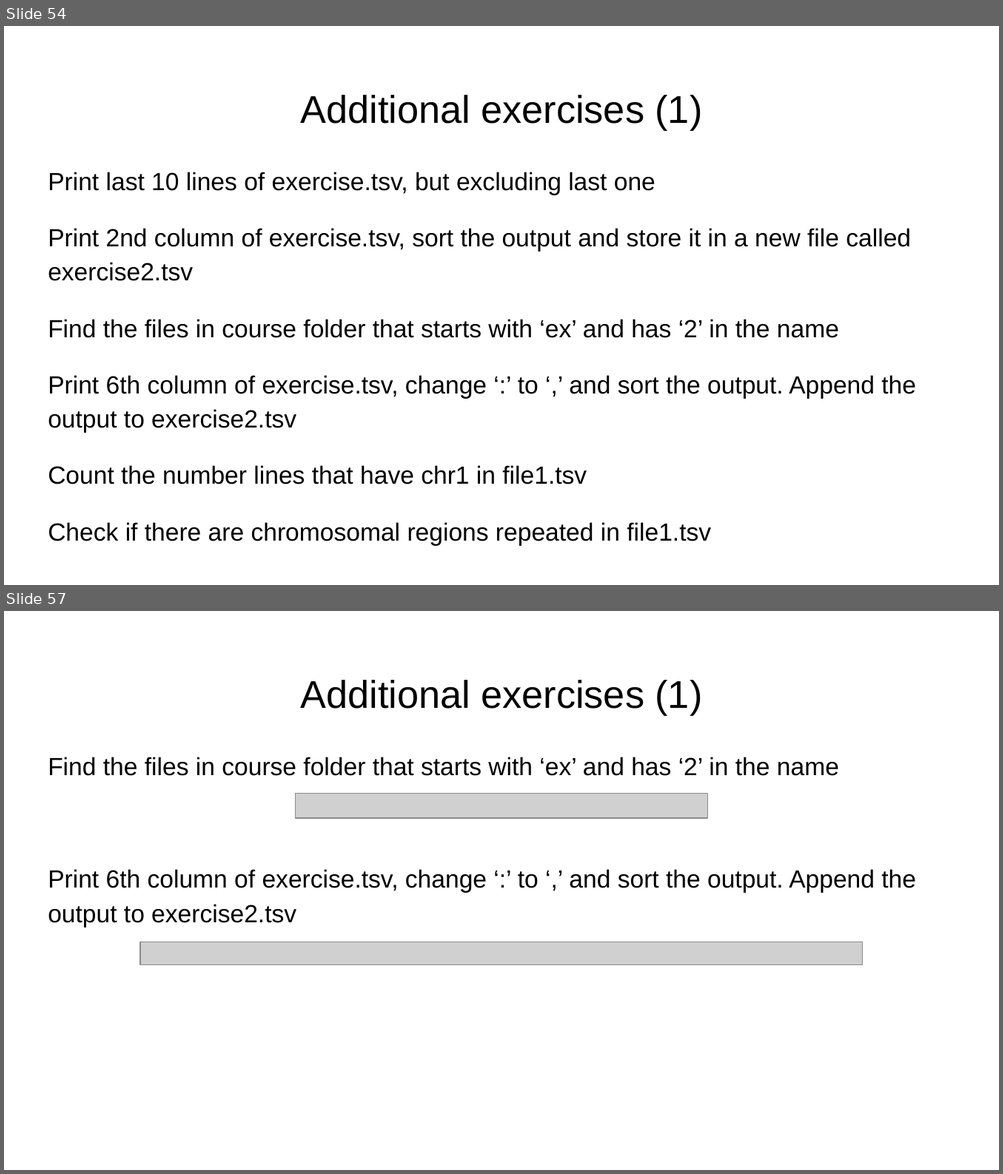
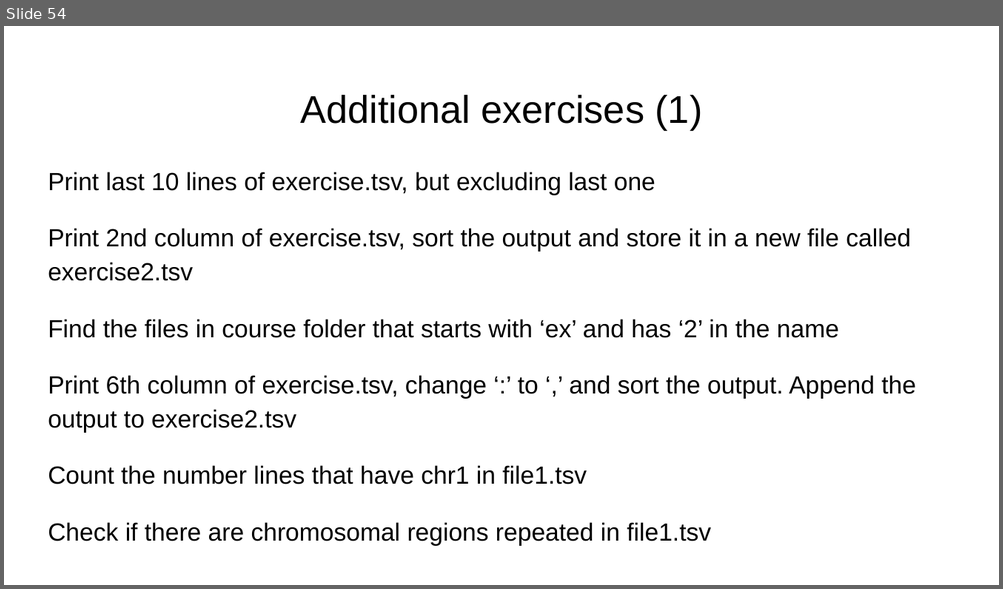
Before and after one commit to FusterTormo/BioinfoWorkshop, a slide deck: Introduction to Linux.pptx. Shown one above the other, each under a label of ours: slides 54 and 57 before the commit, slide 54 after it; the slides between them are not shown. The pictures are 1003x1174 and 1003x589 pixels, drawn with LibreOffice and Linux fonts; fonts in the diff are those of the drawing; grey boxes stand for pictures. Boxes give left, top, right and bottom in pixels: in the first picture for what was removed or moved away, otherwise in the second. Text is boxed around its words. In the diff, an @@ line names an element or a change of style, - is before the commit and + after.

Commit message:
Added more additional exercises to presentation

```diff
--- a/Introduction to Linux.pptx
+++ b/Introduction to Linux.pptx
@@ slide 57 removed at (x1=4, y1=611, x2=999, y2=1170), background #FFFFFF @@
@@ title removed at (x1=301, y1=680, x2=703, y2=715) @@
-Additional exercises (1)
@@ text removed at (x1=48, y1=757, x2=916, y2=927) @@
-Find the files in course folder that starts with ‘ex’ and has ‘2’ in the name
-Print 6th column of exercise.tsv, change ‘:’ to ‘,’ and sort the output. Append the output to exercise2.tsv
@@ picture removed at (x1=296, y1=793, x2=708, y2=818) @@
@@ picture removed at (x1=140, y1=943, x2=862, y2=965) @@
```
Also in this commit, not shown: 3 slides changed, 1 slide added, 1 other slide removed, 3 other files.
